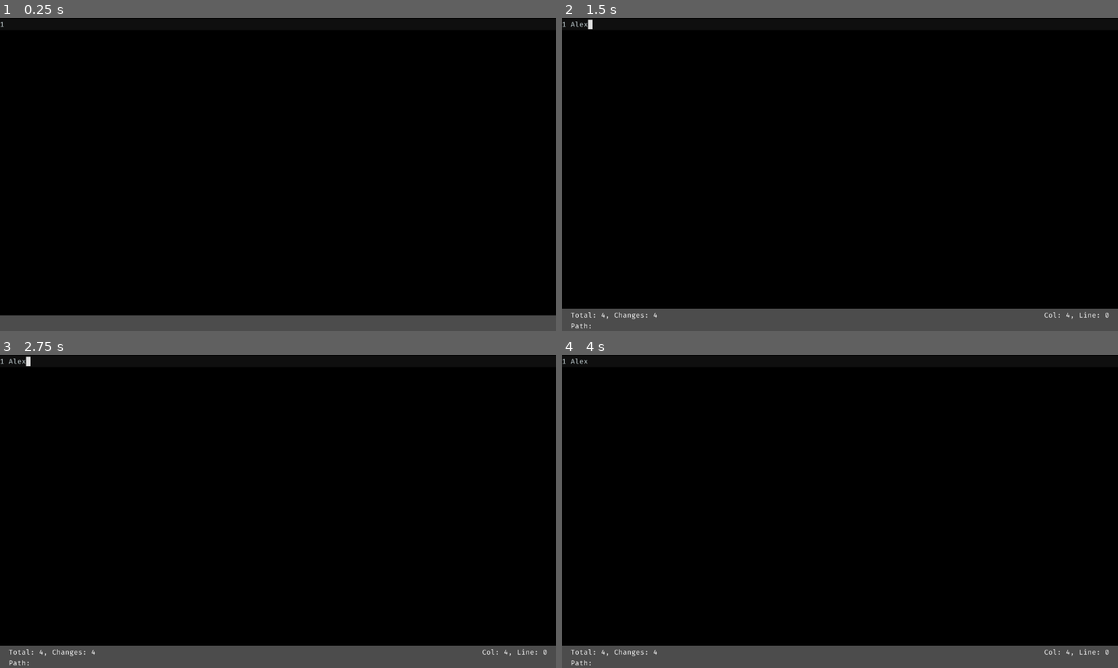
Above: before the commit, frames 1-4 (two rows, left to right).
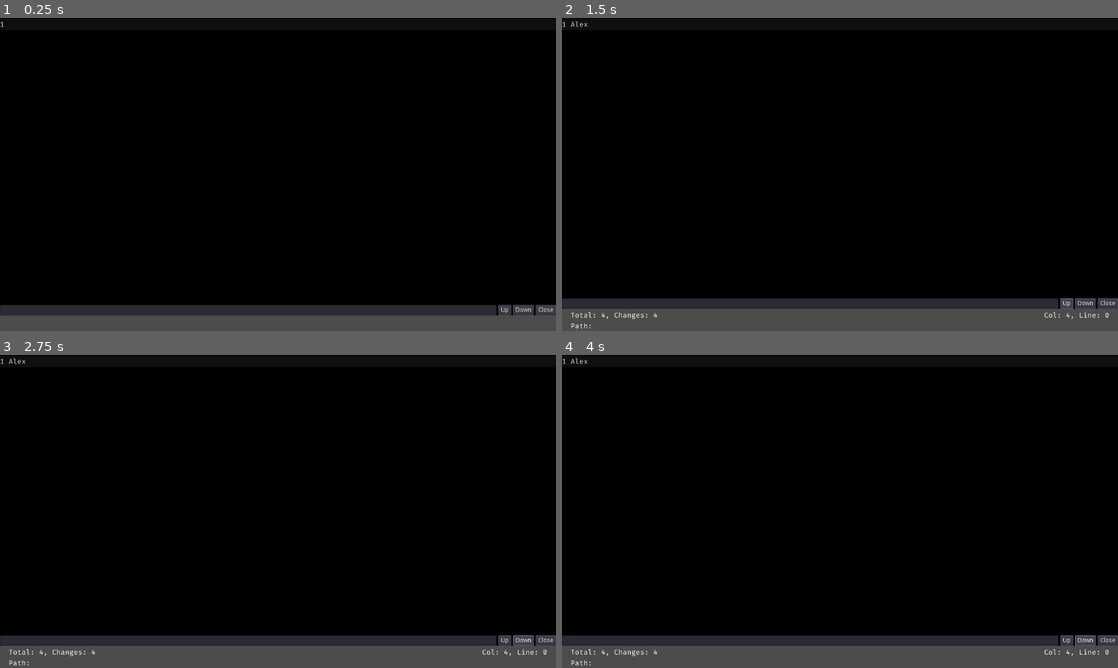
Above: after the commit, the same moments.

Repository: DeybisMelendez/ScriptEditor
Game: Godot game, scene res://Body.tscn
The game is run twice, just before and just after one commit, with the same random seed, the same clock (stepped at 60 frames per second) and the same inputs. This scene is started directly instead of the project's main scene.
Inputs (mouse positions are in pixels of both pictures, inside the frame that each line leads up to):
- Up to frame 1 (0.25 s): no input
- Up to frame 2 (1.5 s): click (840, 168) at 0.52 s; type "Alex" at 0.6 s; click (1067, 302) at 1.25 s, where only the run after the commit has a clickable "Up"
- Up to frame 3 (2.75 s): click (522, 639) at 2 s, where only the run after the commit has a clickable "Down"
- Up to frame 4 (4 s): click (1067, 639) at 2.75 s, where only the run after the commit has a clickable "Up"; click (1084, 639) at 3.5 s, where only the run after the commit has a clickable "Down"

The runs differ from the first frame. In frame 1, 3.1% of the frame differs, in the area x 0-100%, y 91-96%; in frame 2, 3.3%, in the area x 0-100%, y 0-93%; in frame 3, 3.3%; in frame 4, 3.3%.
Error in both runs: Invalid get index 'current_tab' (on base: 'Viewport'). (res://Body.gd:56)

Commit message:
avance para buscar codigo

Diff:
--- /dev/null
+++ b/HBoxContainer.gd
@@ -0,0 +1,7 @@
+extends HBoxContainer
+
+func _ready():
+	$LineEdit.connect("text_changed", self, "text_changed")
+
+func text_changed(text):
+	pass
--- a/TextEdit.gd
+++ b/TextEdit.gd
@@ -4,7 +4,7 @@
 const YAML = ".yaml"
 
 onready var line = get_line(cursor_get_line())
-
+var symbols = {}
 var last_char = ""
 
 func _ready():
@@ -45,8 +45,9 @@
 				set_block_comment(array)
 
 func set_line_comment(formats):
-	for format in formats:
-		add_color_region(format, "\n", Color("80c1cdd0"),true)
+	if not symbols.has("comments"):
+		symbols["comments"] = formats[0]
+	add_color_region(formats[0], "\n", Color("80c1cdd0"),true)
 
 func set_block_comment(formats):
 	add_color_region(formats[0], formats[1], Color("80c1cdd0"))
@@ -73,6 +74,22 @@
 				var finish = get_selection_to_line()
 				for line in finish-begin:
 					set_line_as_hidden(begin+line, true)
+			elif event.is_action_pressed("find"):
+				if $HBoxContainer.visible:
+					$HBoxContainer.hide()
+				else:
+					$HBoxContainer.show()
+#			elif event.is_action_pressed("comments"):
+#				var begin = get_selection_from_line()
+#				var finish = get_selection_to_line()
+#				var originLine = cursor_get_line()
+#				var originColumn = cursor_get_column()
+#				for line in finish-begin:
+#					cursor_set_line(line)
+#					cursor_set_column(0)
+#					insert_text_at_cursor(symbols["comments"])
+				#cursor_set_line(originLine)
+				#cursor_set_column(originColumn)
 
 func brace_matching():
 	var matched = true
--- a/TextEdit.tscn
+++ b/TextEdit.tscn
@@ -1,7 +1,8 @@
-[gd_scene load_steps=3 format=2]
+[gd_scene load_steps=4 format=2]
 
 [ext_resource path="res://fonts/Code.tres" type="DynamicFont" id=1]
 [ext_resource path="res://TextEdit.gd" type="Script" id=2]
+[ext_resource path="res://HBoxContainer.gd" type="Script" id=3]
 
 [node name="TextEdit" type="TextEdit"]
 anchor_right = 1.0
@@ -31,3 +32,34 @@
 caret_blink = true
 caret_blink_speed = 0.3
 script = ExtResource( 2 )
+
+[node name="HBoxContainer" type="HBoxContainer" parent="."]
+anchor_top = 1.0
+anchor_right = 1.0
+anchor_bottom = 1.0
+margin_top = -24.0
+size_flags_horizontal = 3
+script = ExtResource( 3 )
+
+[node name="LineEdit" type="LineEdit" parent="HBoxContainer"]
+margin_right = 1143.0
+margin_bottom = 24.0
+size_flags_horizontal = 3
+
+[node name="Up" type="Button" parent="HBoxContainer"]
+margin_left = 1147.0
+margin_right = 1177.0
+margin_bottom = 24.0
+text = "Up"
+
+[node name="Down" type="Button" parent="HBoxContainer"]
+margin_left = 1181.0
+margin_right = 1229.0
+margin_bottom = 24.0
+text = "Down"
+
+[node name="Close" type="Button" parent="HBoxContainer"]
+margin_left = 1233.0
+margin_right = 1280.0
+margin_bottom = 24.0
+text = "Close"
--- a/project.godot
+++ b/project.godot
@@ -86,6 +86,11 @@
 "events": [ Object(InputEventKey,"resource_local_to_scene":false,"resource_name":"","device":0,"alt":false,"shift":true,"control":true,"meta":false,"command":true,"pressed":false,"scancode":72,"unicode":0,"echo":false,"script":null)
  ]
 }
+find={
+"deadzone": 0.5,
+"events": [ Object(InputEventKey,"resource_local_to_scene":false,"resource_name":"","device":0,"alt":false,"shift":false,"control":true,"meta":false,"command":true,"pressed":false,"scancode":70,"unicode":0,"echo":false,"script":null)
+ ]
+}
 
 [rendering]
 
